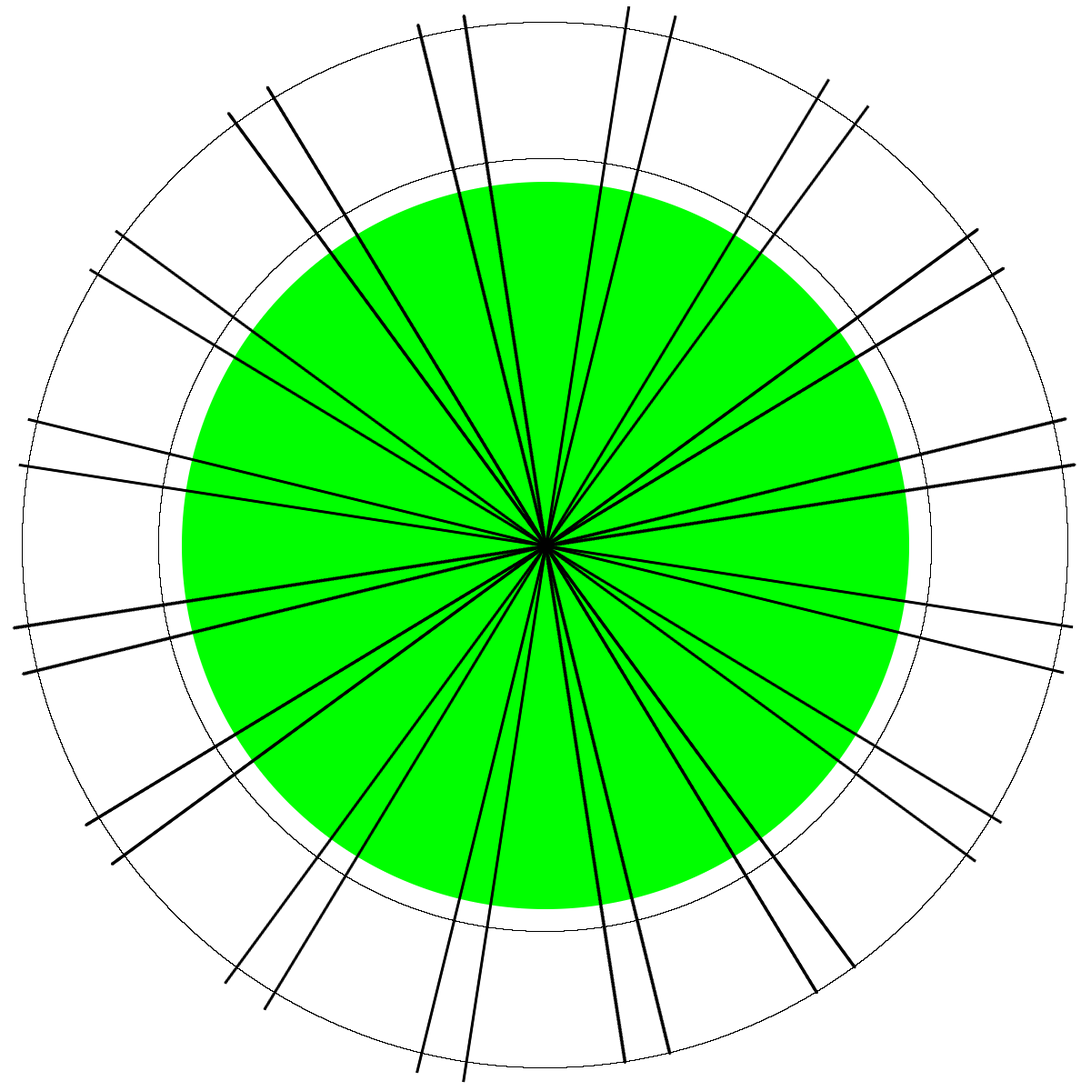
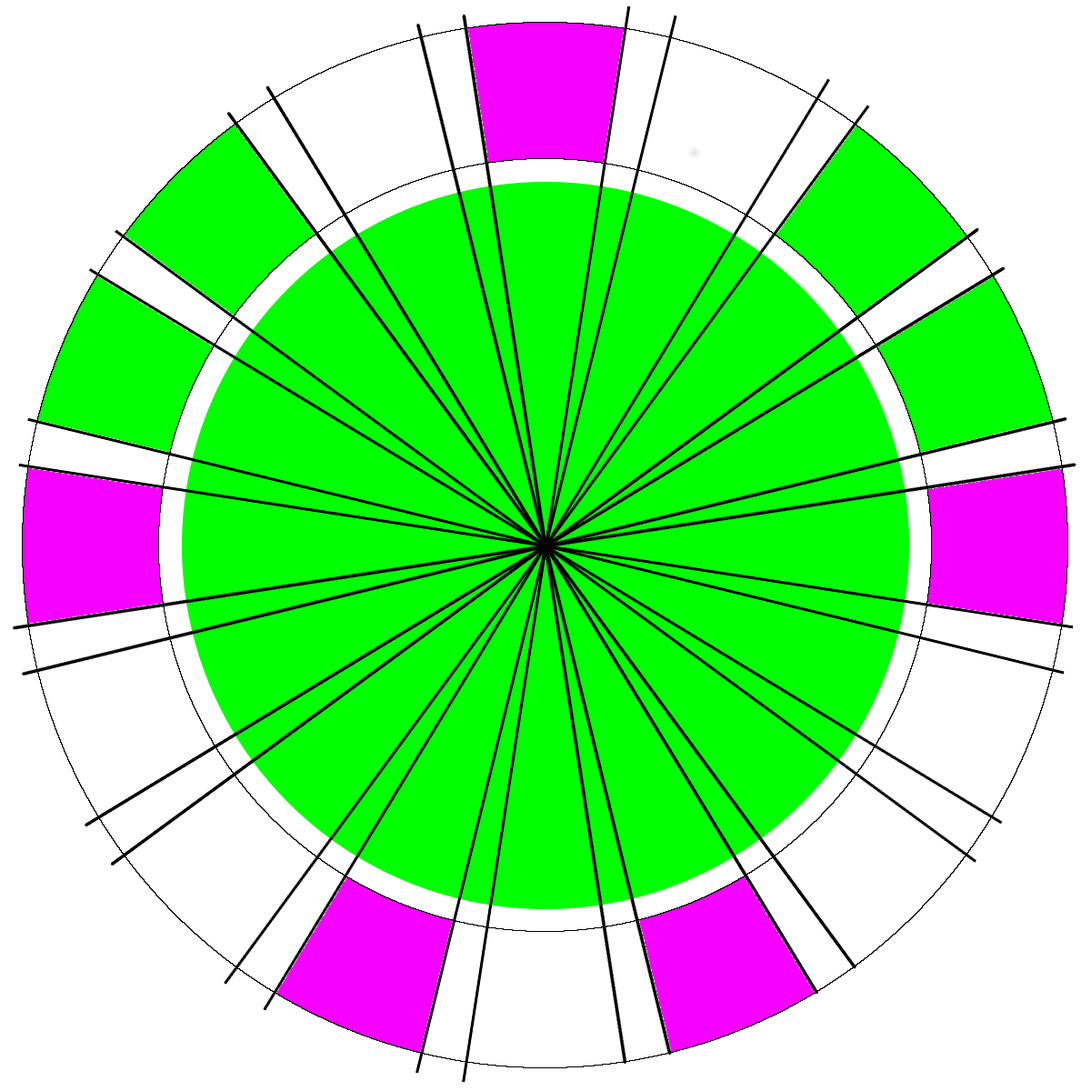
Layered file, before and after one edit (w=1091, h=1091). Changes by layer:
painted on "Layer" over (22, 22, 1068, 1053)
painted on "Background" over (22, 22, 1068, 1053)
